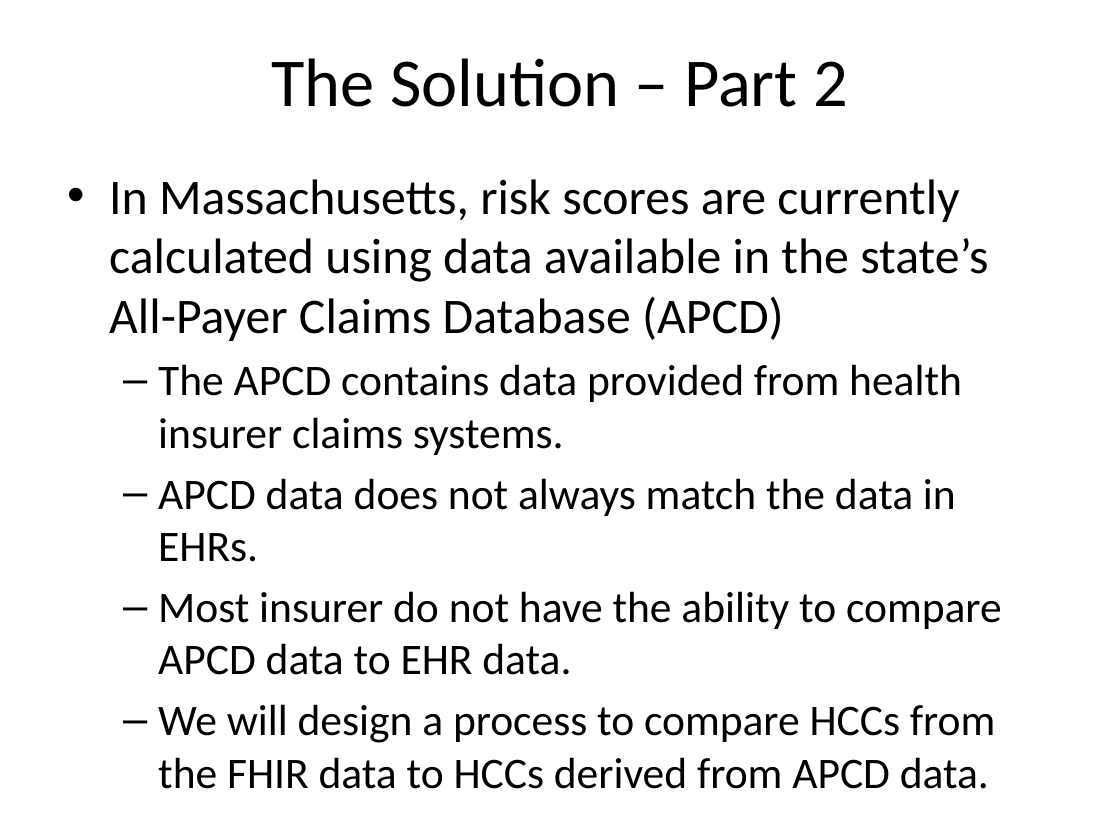
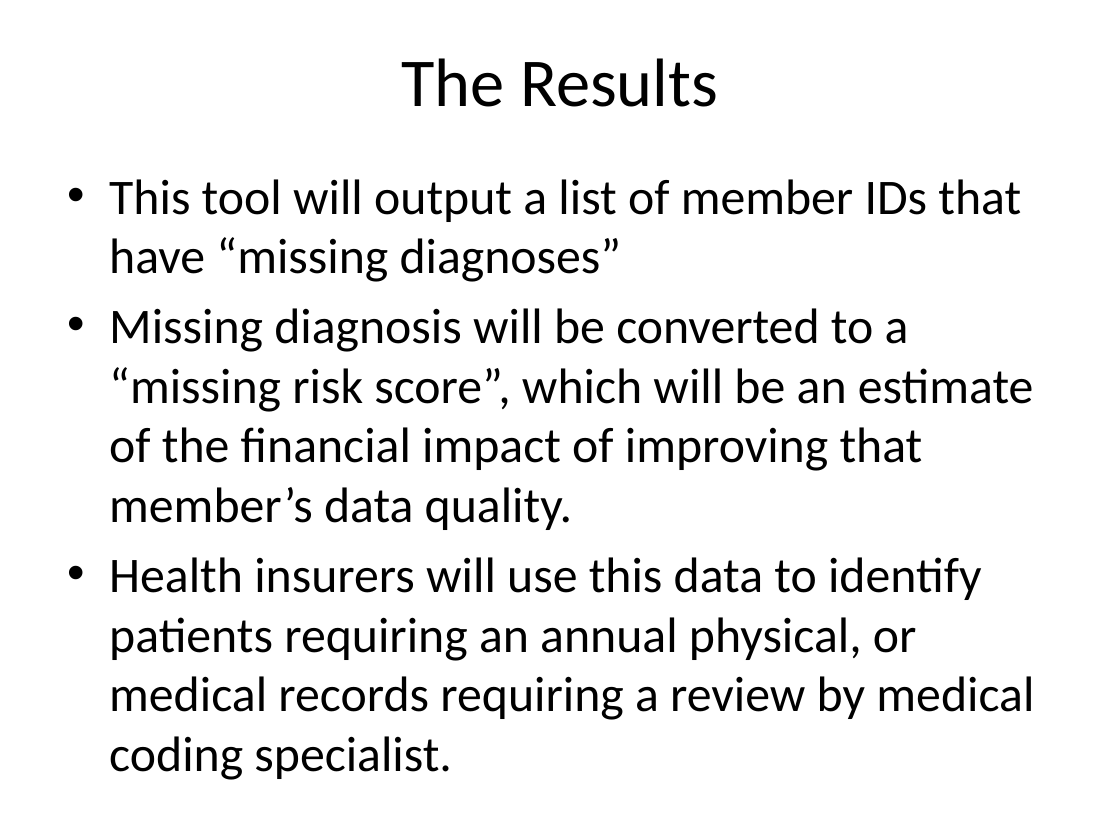
Before and after one commit to AnjaGuillory/FHIRED_Up, a slide deck: slide 6 of Team Deliverable 1/ACA Risk Adjustment EHR Enhancement - FHIRed UP.pptx. Drawn at 1120x840 pixels with LibreOffice and Linux fonts; fonts in the diff are those of the drawing; background and template pictures are left out. Boxes give left, top, right and bottom in pixels: in the first picture for what was removed or moved away, otherwise in the second. Text is boxed around its words. In the diff, an @@ line names an element or a change of style, - is before the commit and + after.

```diff
--- a/Team Deliverable 1/ACA Risk Adjustment EHR Enhancement - FHIRed UP.pptx
+++ b/Team Deliverable 1/ACA Risk Adjustment EHR Enhancement - FHIRed UP.pptx
@@ title at (x1=401, y1=58, x2=718, y2=107): text changed @@
-The Solution – Part 2
+The Results
@@ text at (x1=109, y1=179, x2=1034, y2=780): text changed; size 28 to 32 pt @@
-• In Massachusetts, risk scores are currently calculated using data available in the state’s All-Payer Claims Database (APCD)
-  – The APCD contains data provided from health insurer claims systems.
-  – APCD data does not always match the data in EHRs.
-  – Most insurer do not have the ability to compare APCD data to EHR data.
-  – We will design a process to compare HCCs from the FHIR data to HCCs derived from APCD data.
+• This tool will output a list of member IDs that have “missing diagnoses”
+• Missing diagnosis will be converted to a “missing risk score”, which will be an estimate of the financial impact of improving that member’s data quality.
+• Health insurers will use this data to identify patients requiring an annual physical, or medical records requiring a review by medical coding specialist.
```
Also in this commit, not shown: 2 other slides changed, 1 slide added, 6 slides removed, 1 other file.
